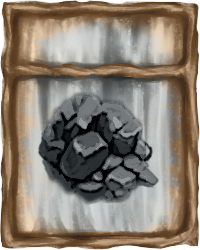
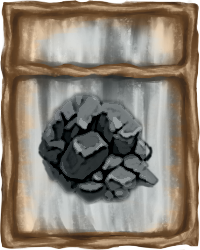
Revision of a layered 200 x 250 image; what changed, layer by layer:
added layer "base" (2nd of 3) above "base" over bbox(0, 0, 200, 250)
